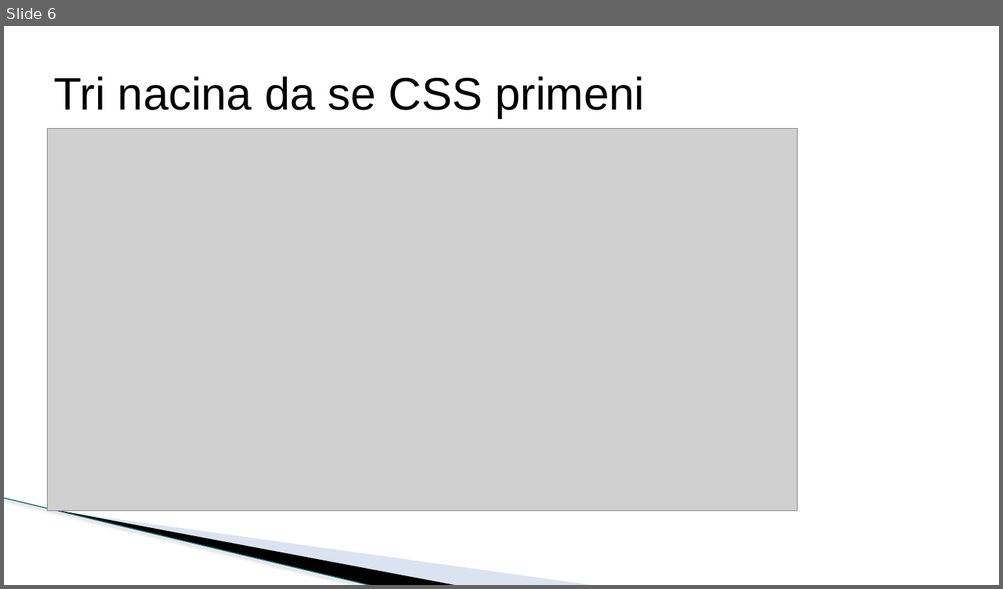
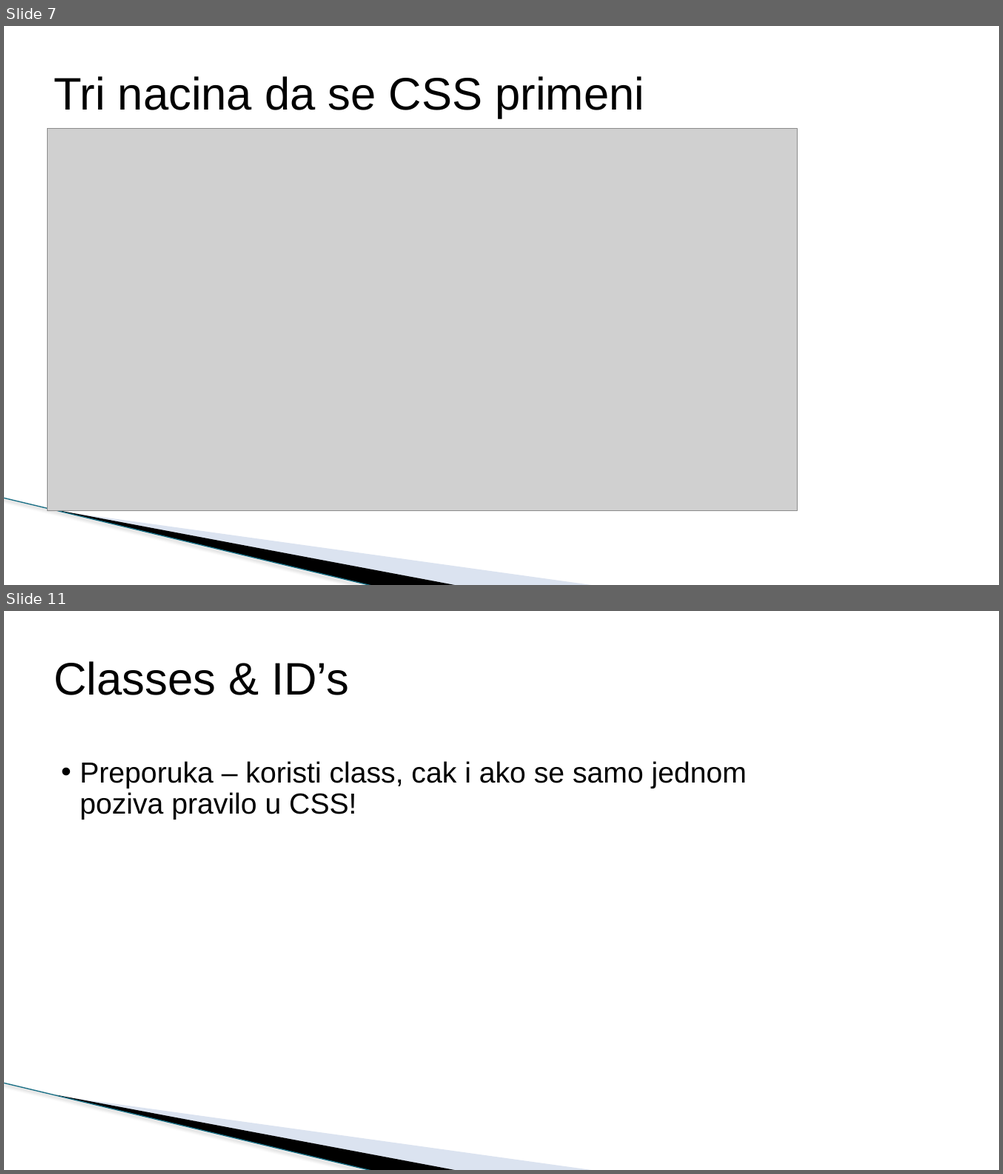
Before and after one commit to todalexcode/kurs-front-end, a slide deck: sesija-14/PPT/Front-End Developer-14.pptx. Shown one above the other, each under a label of ours: slide 6 before the commit, slides 7 and 11 after it; the slides between them are not shown. The pictures are 1003x589 and 1003x1174 pixels, drawn with LibreOffice and Linux fonts; fonts in the diff are those of the drawing; grey boxes stand for pictures; background and template pictures are left out. Boxes give left, top, right and bottom in pixels: in the first picture for what was removed or moved away, otherwise in the second. Text is boxed around its words. In the diff, an @@ line names an element or a change of style, - is before the commit and + after.

```diff
--- a/sesija-14/PPT/Front-End Developer-14.pptx
+++ b/sesija-14/PPT/Front-End Developer-14.pptx
@@ slide 11 added at bbox=[4, 611, 999, 1170], background #FFFFFF; not listed: 3 template elements that a slide beside it also shows @@
@@ title added at bbox=[54, 661, 349, 695], 44 pt, text #000000 @@
+Classes & ID’s
@@ text added at bbox=[79, 761, 746, 820], 28 pt, text #000000 @@
+• Preporuka – koristi class, cak i ako se samo jednom poziva pravilo u CSS!
@@ what was slide 6 is now slide 7 @@
```
Also in this commit, not shown: 2 slides changed, 9 other slides added, 1 slide removed, 7 other files.
